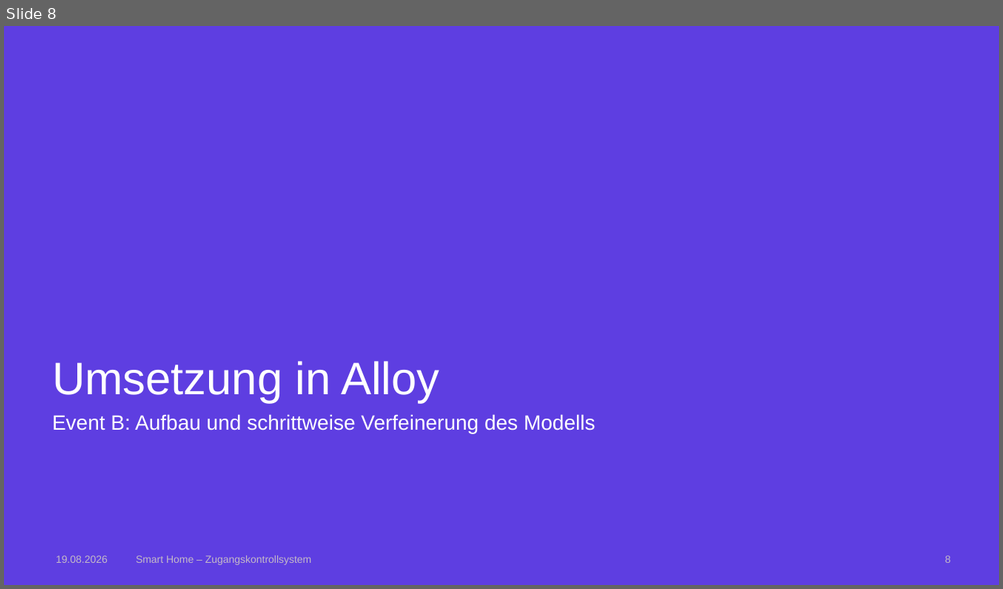
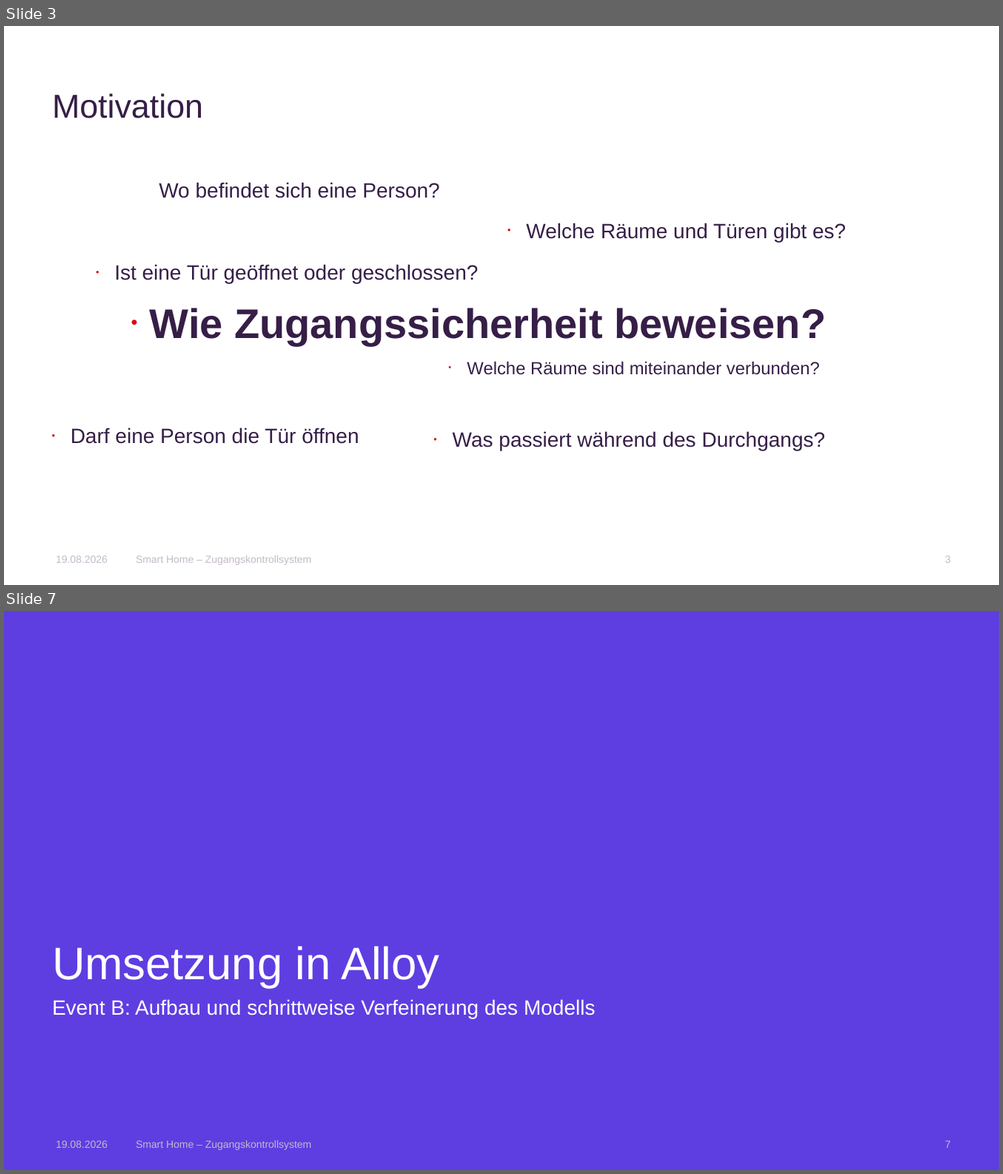
Before and after one commit to AnnaLiviaMartin/rs-smart-home, a slide deck: presentation/Smart_Home_Zugangskontrollsystem.pptx. Shown one above the other, each under a label of ours: slide 8 before the commit, slides 3 and 7 after it; the slides between them are not shown. The pictures are 1003x589 and 1003x1174 pixels, drawn with LibreOffice and Linux fonts; fonts in the diff are those of the drawing; background and template pictures are left out. Boxes give left, top, right and bottom in pixels: in the first picture for what was removed or moved away, otherwise in the second. Text is boxed around its words. In the diff, an @@ line names an element or a change of style, - is before the commit and + after.

```diff
--- a/presentation/Smart_Home_Zugangskontrollsystem.pptx
+++ b/presentation/Smart_Home_Zugangskontrollsystem.pptx
@@ slide 3 added at [4, 26, 999, 585], background #FFFFFF @@
@@ title added at [52, 93, 203, 118], 32 pt, text #361E47 @@
+Motivation
@@ text added at [159, 182, 439, 198], 20 pt, text #361E47 @@
+Wo befindet sich eine Person?
@@ text added at [526, 223, 845, 242], 20 pt, text #361E47 @@
+• Welche Räume und Türen gibt es?
@@ text added at [114, 264, 478, 284], 20 pt, text #361E47 @@
+• Ist eine Tür geöffnet oder geschlossen?
@@ text added at [150, 308, 825, 346], 40 pt, text #361E47, bold @@
+• Wie Zugangssicherheit beweisen?
@@ text added at [466, 361, 819, 375], 17 pt, text #361E47 @@
+• Welche Räume sind miteinander verbunden?
@@ text added at [71, 428, 358, 444], 20 pt, text #361E47 @@
+• Darf eine Person die Tür öffnen
@@ text added at [452, 432, 825, 451], 20 pt, text #361E47 @@
+• Was passiert während des Durchgangs?
@@ text added at [56, 556, 108, 563], 10 pt, text #C4B9C8 @@
+19.08.2026
@@ text added at [136, 556, 312, 565], 10 pt, text #C4B9C8 @@
+Smart Home – Zugangskontrollsystem
@@ page number added at [945, 556, 950, 563], 10 pt, text #C4B9C8 @@
+3
@@ what was slide 8 is now slide 7 @@
@@ page number at [945, 1141, 950, 1148]: text changed @@
-8
+7
```
Also in this commit, not shown: 7 slides changed, 2 other slides added, 4 slides removed.
